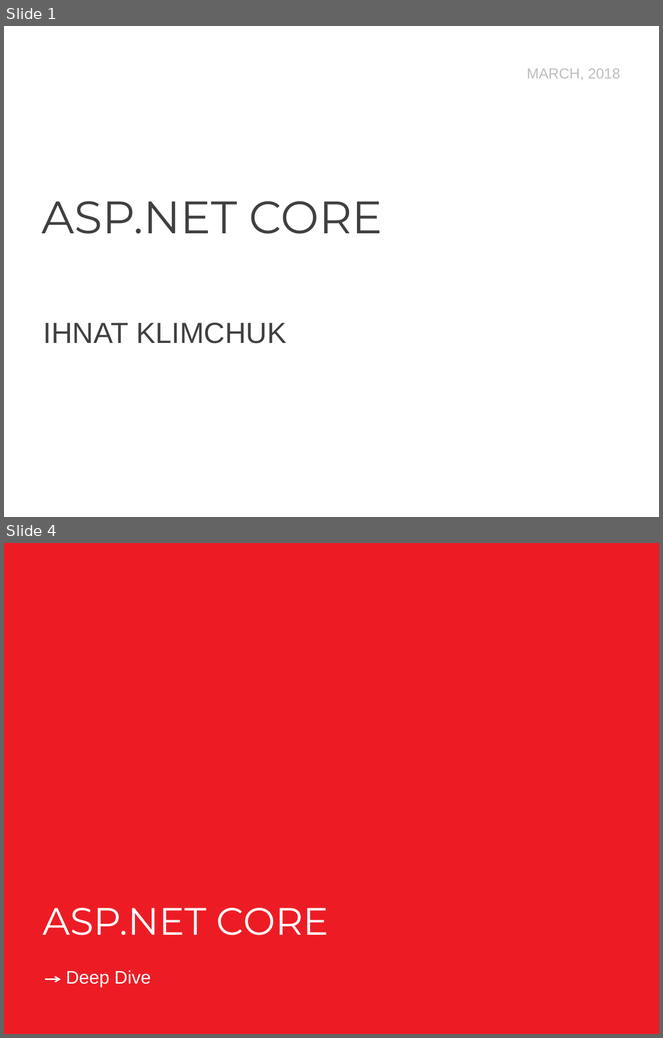
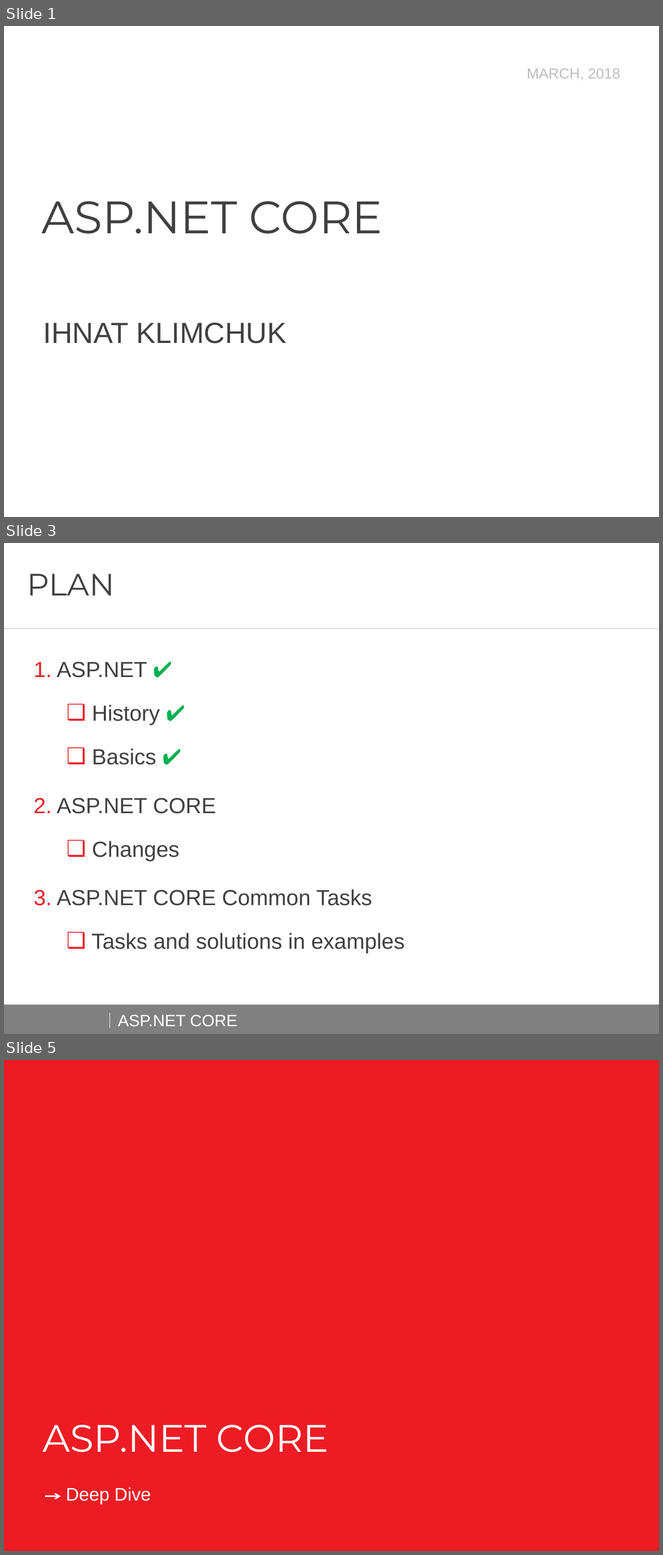
Before and after one commit to AndreiShenets/ASP.NET-Lectures, a slide deck: docs/ASP.NET CORE - iTechArt 2018.pptx. Shown one above the other, each under a label of ours: slides 1 and 4 before the commit, slides 1, 3 and 5 after it; the slides between them are not shown. The pictures are 663x1038 and 663x1555 pixels, drawn with LibreOffice and Linux fonts; fonts in the diff are those of the drawing; background and template pictures are left out. Boxes give left, top, right and bottom in pixels: in the first picture for what was removed or moved away, otherwise in the second. Text is boxed around its words. In the diff, an @@ line names an element or a change of style, - is before the commit and + after.

Commit message:
Updating lections with convention, goals and plan

```diff
--- a/docs/ASP.NET CORE - iTechArt 2018.pptx
+++ b/docs/ASP.NET CORE - iTechArt 2018.pptx
@@ slide 3 added at <box>4,543,659,1034</box>, background #FFFFFF @@
@@ title added at <box>27,574,115,596</box>, 34 pt, text #404040 @@
+PLAN
@@ page number added at <box>637,574,659,594</box>, 12 pt, text #FFFFFF @@
+3
@@ line added from (4, 629) to (659, 629), #BFBFBF 0.5 pt @@
@@ text added at <box>57,662,405,954</box>, 24 pt, text #404040 @@
+1. ASP.NET ✔
+  ❑ History ✔
+  ❑ Basics ✔
+2. ASP.NET CORE
+  ❑ Changes
+3. ASP.NET CORE Common Tasks
+  ❑ Tasks and solutions in examples
@@ rectangle added at <box>4,1005,659,1034</box>, fill #808080 @@
@@ line added from (110, 1013) to (110, 1029), #FFFFFF 0.5 pt @@
@@ text added at <box>118,1015,237,1027</box>, 18 pt, text #FFFFFF @@
+ASP.NET CORE
@@ what was slide 4 is now slide 5 @@
```
Also in this commit, not shown: 1 slide changed, 5 other slides added, 1 slide removed, 2 other files.
